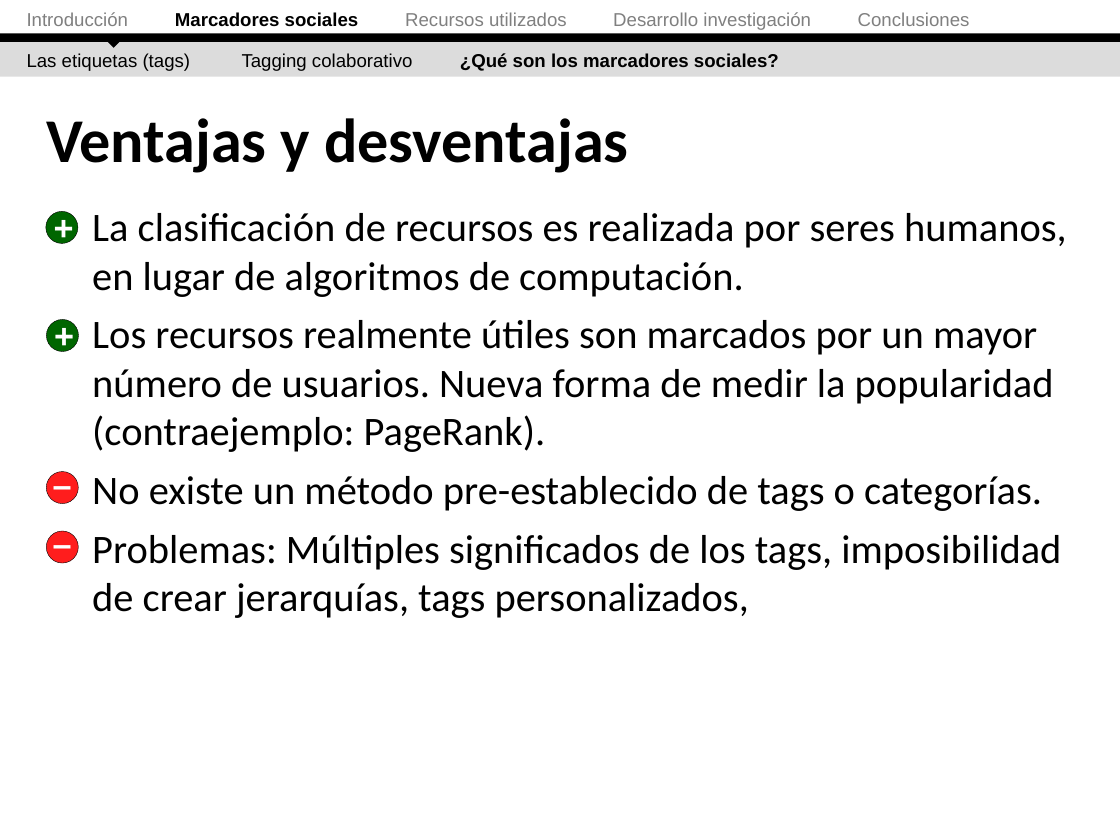
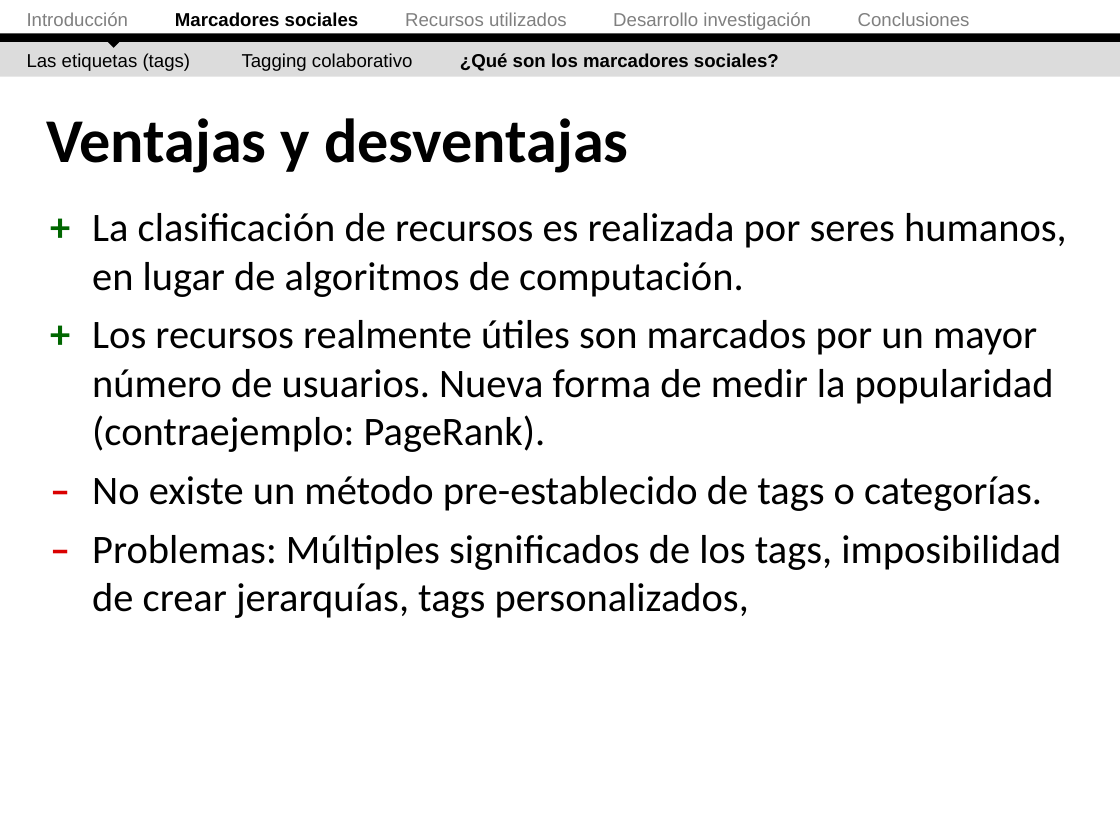
Before and after one commit to ak907kenai/nicotournetesis, a slide deck: slide 19 of docs_trunk/Presentación/Nicolás Tourné - Presentación Tesis (v2.2).ppt. Drawn at 1120x840 pixels with LibreOffice and Linux fonts; fonts in the diff are those of the drawing. Boxes give left, top, right and bottom in pixels: in the first picture for what was removed or moved away, otherwise in the second. Text is boxed around its words. In the diff, an @@ line names an element or a change of style, - is before the commit and + after.

```diff
--- a/docs_trunk/Presentación/Nicolás Tourné - Presentación Tesis (v2.2).ppt
+++ b/docs_trunk/Presentación/Nicolás Tourné - Presentación Tesis (v2.2).ppt
@@ text removed at (x1=37, y1=200, x2=90, y2=253) @@
-+
@@ ellipse removed at (x1=46, y1=212, x2=78, y2=244) @@
@@ text removed at (x1=38, y1=308, x2=91, y2=361) @@
-+
@@ ellipse removed at (x1=46, y1=319, x2=78, y2=352) @@
@@ text removed at (x1=34, y1=458, x2=92, y2=511) @@
-–
@@ ellipse removed at (x1=46, y1=472, x2=78, y2=504) @@
@@ text removed at (x1=34, y1=517, x2=92, y2=570) @@
-–
@@ ellipse removed at (x1=46, y1=531, x2=78, y2=563) @@
```
Also in this commit, not shown: 27 other slides changed.
